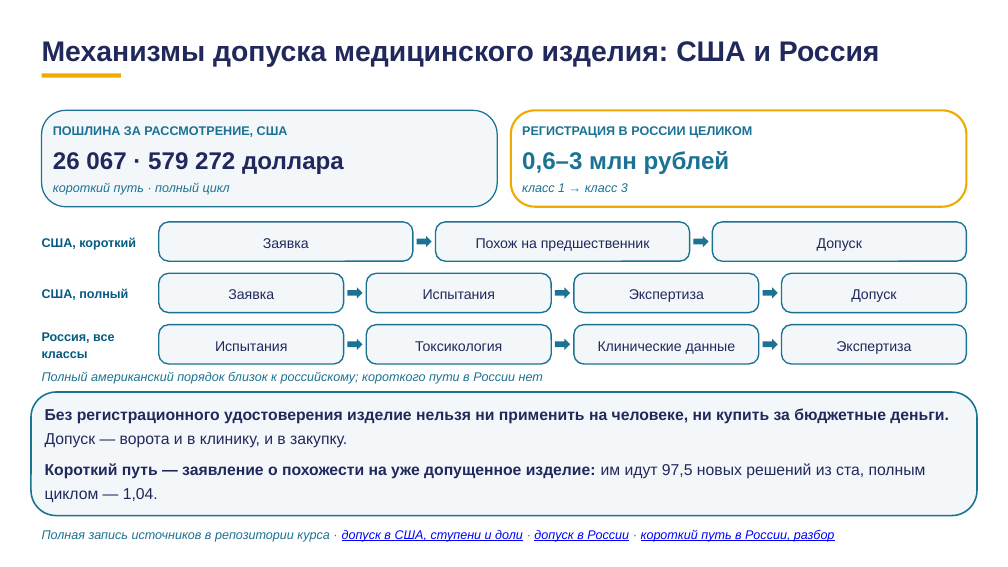
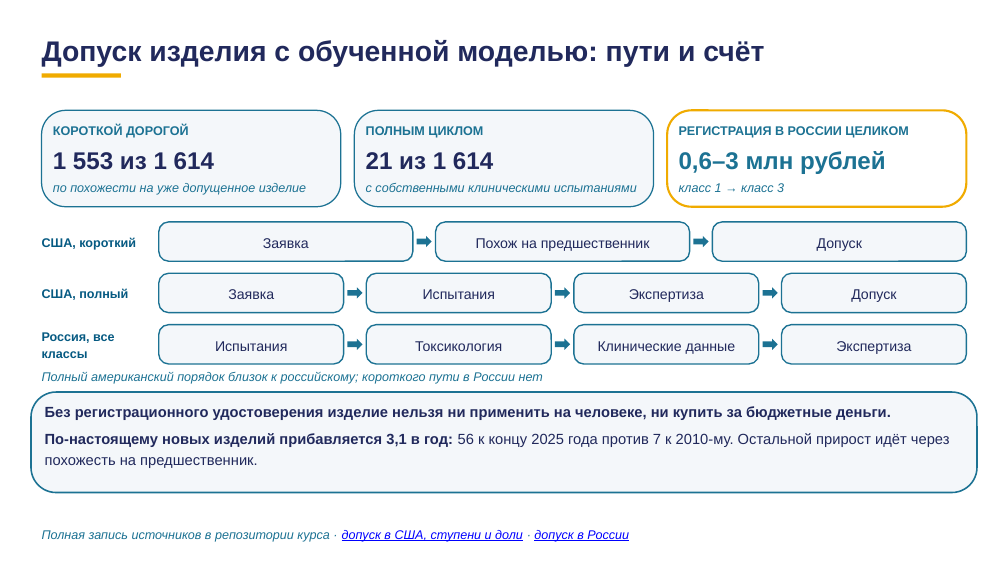
Before and after one commit to tellina-study/AI-usage-lessons, a slide deck: slide 4 of library/lectures/lec-07/rework/deck/lec-07-karkas.pptx (slide 3 before the commit). Drawn at 1008x567 pixels with LibreOffice and Linux fonts; fonts in the diff are those of the drawing. Boxes give left, top, right and bottom in pixels: in the first picture for what was removed or moved away, otherwise in the second. Text is boxed around its words. In the diff, an @@ line names an element or a change of style, - is before the commit and + after.

```diff
--- a/library/lectures/lec-07/rework/deck/lec-07-karkas.pptx
+++ b/library/lectures/lec-07/rework/deck/lec-07-karkas.pptx
@@ text at [42,40,764,67]: text changed @@
-Механизмы допуска медицинского изделия: США и Россия
+Допуск изделия с обученной моделью: пути и счёт
@@ rounded rectangle: place and size @@
-rounded rectangle at [42,110,498,206]
+rounded rectangle at [42,110,341,206]
@@ rounded rectangle added at [355,110,654,206], fill #F4F7FA, outline #1C7293 1.2 pt @@
@@ rounded rectangle: place and size @@
-rounded rectangle at [511,110,967,206]
+rounded rectangle at [668,110,967,206]
@@ text removed at [53,126,288,137] @@
-ПОШЛИНА ЗА РАССМОТРЕНИЕ, США
@@ text added at [53,125,189,138], 12 pt, text #1C7293, bold @@
+КОРОТКОЙ ДОРОГОЙ
@@ text added at [366,126,483,138], 12 pt, text #1C7293, bold @@
+ПОЛНЫМ ЦИКЛОМ
@@ text "РЕГИСТРАЦИЯ В РОССИИ ЦЕЛИКОМ": place and size @@
-text "РЕГИСТРАЦИЯ В РОССИИ ЦЕЛИКОМ" at [522,125,752,138]
+text "РЕГИСТРАЦИЯ В РОССИИ ЦЕЛИКОМ" at [679,126,908,138]
@@ text "0,6–3 млн рублей": place and size @@
-text "0,6–3 млн рублей" at [522,151,730,174]
+text "0,6–3 млн рублей" at [679,151,886,174]
@@ text removed at [53,152,344,174] @@
-26 067 · 579 272 доллара
@@ text added at [53,152,214,170], 23 pt, text #21295C, bold @@
+1 553 из 1 614
@@ text added at [366,152,493,170], 23 pt, text #21295C, bold @@
+21 из 1 614
@@ text "класс 1 → класс 3": place and size @@
-text "класс 1 → класс 3" at [522,183,628,192]
+text "класс 1 → класс 3" at [679,183,784,192]
@@ text removed at [53,183,230,195] @@
-короткий путь · полный цикл
@@ text added at [53,183,306,195], 12 pt, text #1C7293, italic @@
+по похожести на уже допущенное изделие
@@ text added at [366,183,637,192], 12 pt, text #1C7293, italic @@
+с собственными клиническими испытаниями
@@ rounded rectangle: place and size @@
-rounded rectangle at [31,392,977,516]
+rounded rectangle at [31,392,977,493]
@@ rounded rectangle at [31,392,977,493]: proportions changed @@
@@ text at [45,406,950,468]: text changed; size 15 to 14 pt @@
-Без регистрационного удостоверения изделие нельзя ни применить на человеке, ни купить за бюджетные деньги. Допуск — ворота и в клинику, и в закупку.
-Короткий путь — заявление о похожести на уже допущенное изделие: им идут 97,5 новых решений из ста, полным циклом — 1,04.
+Без регистрационного удостоверения изделие нельзя ни применить на человеке, ни купить за бюджетные деньги.
+По-настоящему новых изделий прибавляется 3,1 в год: 56 к концу 2025 года против 7 к 2010-му. Остальной прирост идёт через похожесть на предшественник.
@@ text at [42,530,629,542]: text changed; text colour #0000FF to #1C7293 @@
-Полная запись источников в репозитории курса · допуск в США, ступени и доли · допуск в России · короткий путь в России, разбор
+Полная запись источников в репозитории курса · допуск в США, ступени и доли · допуск в России
```
Also in this commit, not shown: 3 other slides changed, 2 slides added, 5 slides removed, 38 other files.
